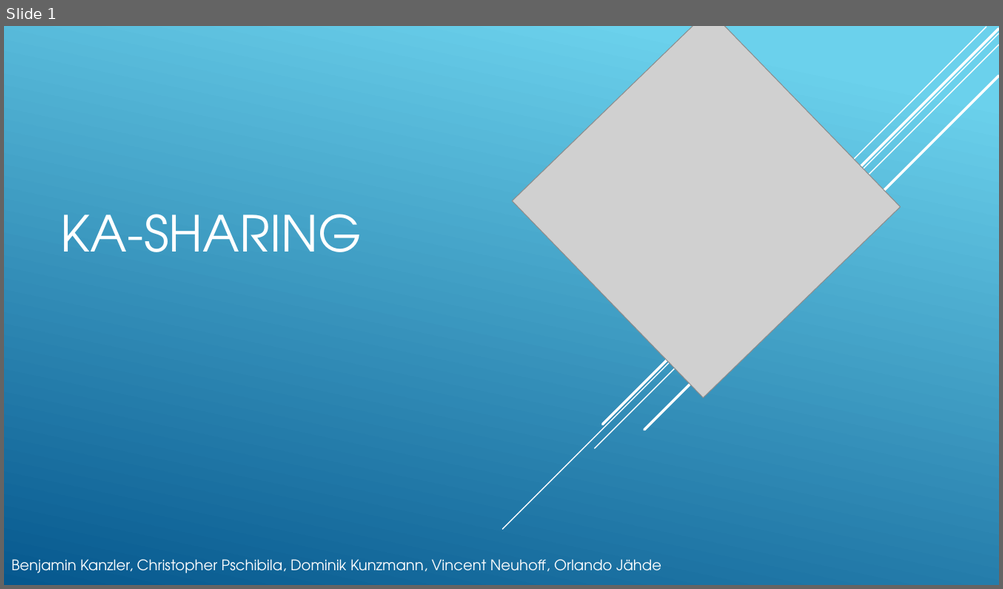
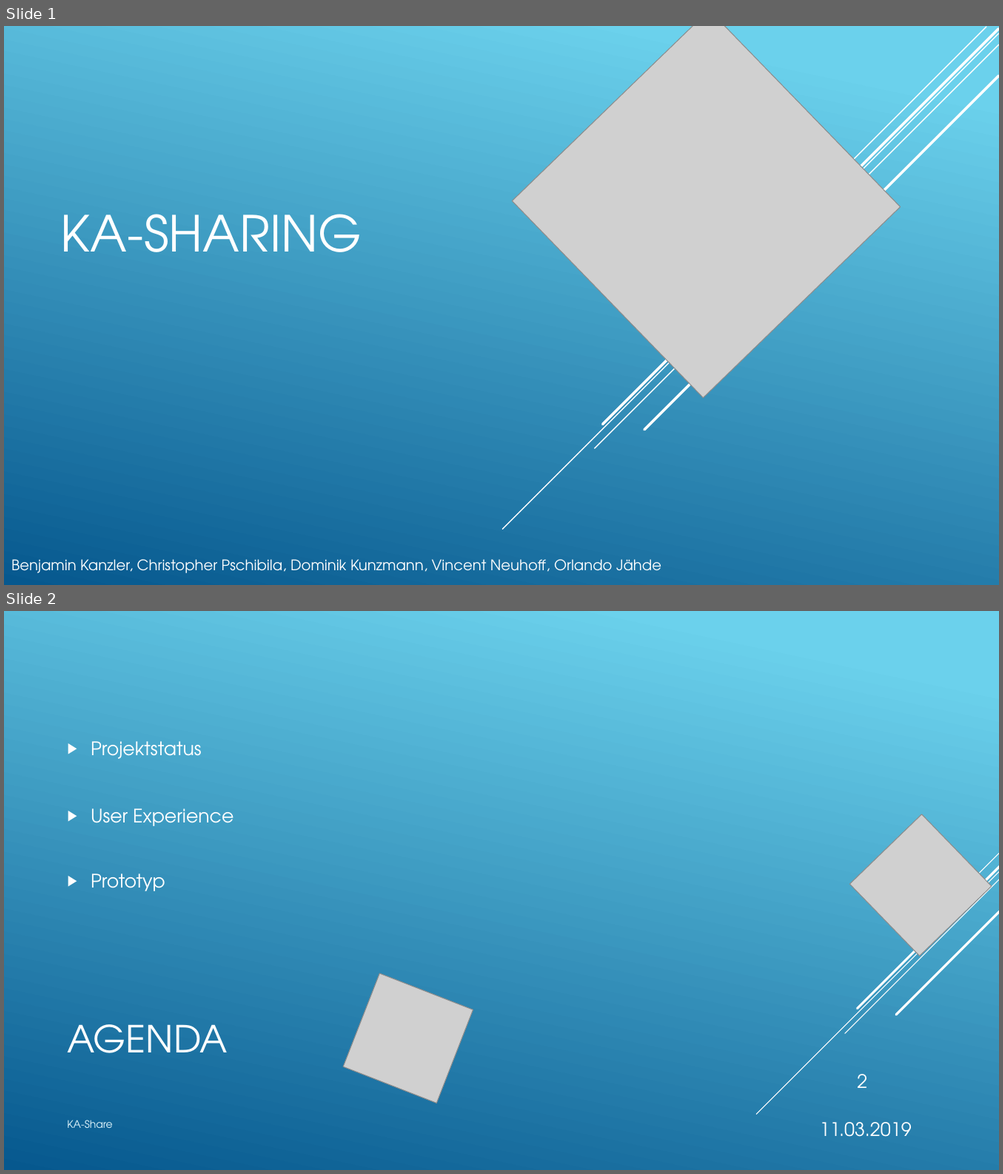
Before and after one commit to KanBen86/ProjektCarsharing, a slide deck: Präsentation/Statuspräsentation2.pptx. Shown one above the other, each under a label of ours: slide 1 before the commit, slides 1 and 2 after it. The pictures are 1003x589 and 1003x1174 pixels, drawn with LibreOffice and Linux fonts; fonts in the diff are those of the drawing; grey boxes stand for pictures. Boxes give left, top, right and bottom in pixels: in the first picture for what was removed or moved away, otherwise in the second. Text is boxed around its words. In the diff, an @@ line names an element or a change of style, - is before the commit and + after.

Commit message:
Statuspräsentation1 Agenda hinzugefuegt

```diff
--- a/Präsentation/Statuspräsentation2.pptx
+++ b/Präsentation/Statuspräsentation2.pptx
@@ slide 2 added at bbox=[4, 611, 999, 1170], background gradient #6ED2EB to #06588E @@
@@ text added at bbox=[91, 741, 233, 891], 18 pt, text #FFFFFF @@
+▶ Projektstatus
+▶ User Experience
+▶ Prototyp
@@ picture added at bbox=[850, 815, 991, 957] @@
@@ group added at bbox=[756, 853, 999, 1115]: 5 lines @@
@@ picture added at bbox=[343, 974, 472, 1103] @@
@@ title added at bbox=[68, 1025, 228, 1054], 36 pt, text #FFFFFF @@
+AGENDA
@@ page number added at bbox=[856, 1074, 867, 1088], 18 pt, text #FFFFFF @@
+2
@@ text added at bbox=[67, 1120, 112, 1128], 10 pt, text #E4F8FD @@
+KA-Share
@@ text added at bbox=[819, 1122, 911, 1137], 18 pt, text #FFFFFF @@
+11.03.2019
```
Also in this commit, not shown: 1 slide changed.
